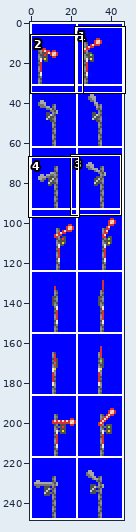
Two states of a sprite sheet, pbs_semaphore_rightside_twoway_32bpp.png. The first picture is a wide view before the edit; the outline marks the close-up.
Close-up. Old version:
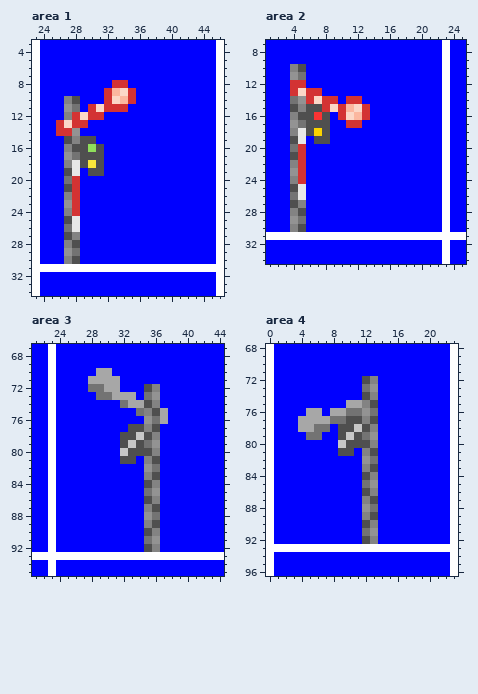
The file is 47x249 pixels. Shown: area 1: x 23..46, y 3..34; area 2: x 1..25, y 7..34; area 3: x 21..44, y 67..95; area 4: x 0..23, y 68..96. The commit also changed other parts of the picture, which this record leaves out.
Once edited:
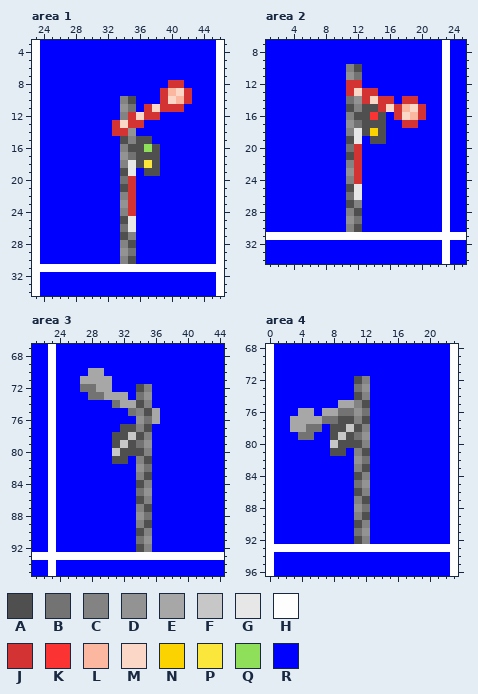
Palette (. is transparent): A #4f4f4f  B #737373  C #838383  D #939393  E #a7a7a7  F #c7c7c7  G #e7e7e7  H #fefefe  J #d33333  K #fb3333  L #fbb79f  M #fbd7c7  N #fbd300  P #fbe73b  Q #8fdf5b  R #0000ff
Change:
Changed rows in their new state; - is an unchanged pixel.
Area 1:
first column x 26:
 8 -------RR-----JJ-
 9 ------RRRR---JLMJ
10 -RR---RRCA---JMLJ
11 -RR-RRRRDB-JMJJJ-
12 -RRRRR--CJMJJ----
13 RRRR---JMJJ------
14 RRR----JJD-------
15 -RRRR---ACAA-----
16 -RRRRR--CAAQA----
17 -RRRRR--DBAAA----
18 -RRRRR--CGAPA----
19 -RR-RR--AG-AA----
20 -RR-----BJ-------
21 -RR-----AJ-------
22 -RR-----CJ-------
23 -RR-----DJ-------
24 -RR-----CJ-------
25 -RR-----AG-------
26 -RR-----BG-------
27 -RR-----AC-------
28 -RR-----CA-------
29 -RR-----DB-------
30 -RR-----CA-------
Area 2:
first column x 4:
10 RR-----CA--------
11 RR-----DB--------
12 RR-----JJ--------
13 RRRR---JMJJ------
14 RRRRRR-BDJMJJ-JJ-
15 RRRRRRRACAAJMJLMJ
16 RRRRR-RCAAKA-JMLJ
17 RRRRR--DBAAA--JJ-
18 RRRRR--CGANA-----
19 RR-RR--AG-AA-----
20 RR-----BJ--------
21 RR-----AJ--------
22 RR-----CJ--------
23 RR-----DJ--------
24 RR-----CJ--------
25 RR-----AG--------
26 RR-----BG--------
27 RR-----AC--------
28 RR-----CA--------
29 RR-----DB--------
30 RR-----CA--------
Area 3:
first column x 27:
70 -E-R-------
71 E---R------
72 B-E-R--ACR-
73 -B-E--RBDR-
74 ----BE-ACR-
75 ------BCAER
76 -------DBER
77 -----A-CAR-
78 ----A-FACR-
79 ----AFABDR-
80 ----FA--CR-
81 ----A-RCAR-
82 -------DBR-
83 -------CAR-
84 -------ACR-
85 -------BDR-
86 -------ACR-
87 -------CAR-
88 -------DBR-
89 -------CAR-
90 -------ACR-
91 -------BDR-
92 -------ACR-
Area 4:
first column x 3:
72 --------ACR
73 --------BDR
74 --------ACR
75 ------E-CAR
76 -E-RE-B-DBR
77 E---B-A-CAR
78 E-B-RA-FACR
79 -B-R-AFABDR
80 -----FA--CR
81 -----A-RCAR
82 --------DBR
83 --------CAR
84 --------ACR
85 --------BDR
86 --------ACR
87 --------CAR
88 --------DBR
89 --------CAR
90 --------ACR
91 --------BDR
92 --------ACR
Where, in picture pixels (left, top, right, bottom), the same in both close-ups:
changed: (56, 80, 192, 264)
changed: (290, 64, 426, 232)
changed: (80, 368, 168, 552)
changed: (290, 376, 378, 544)
